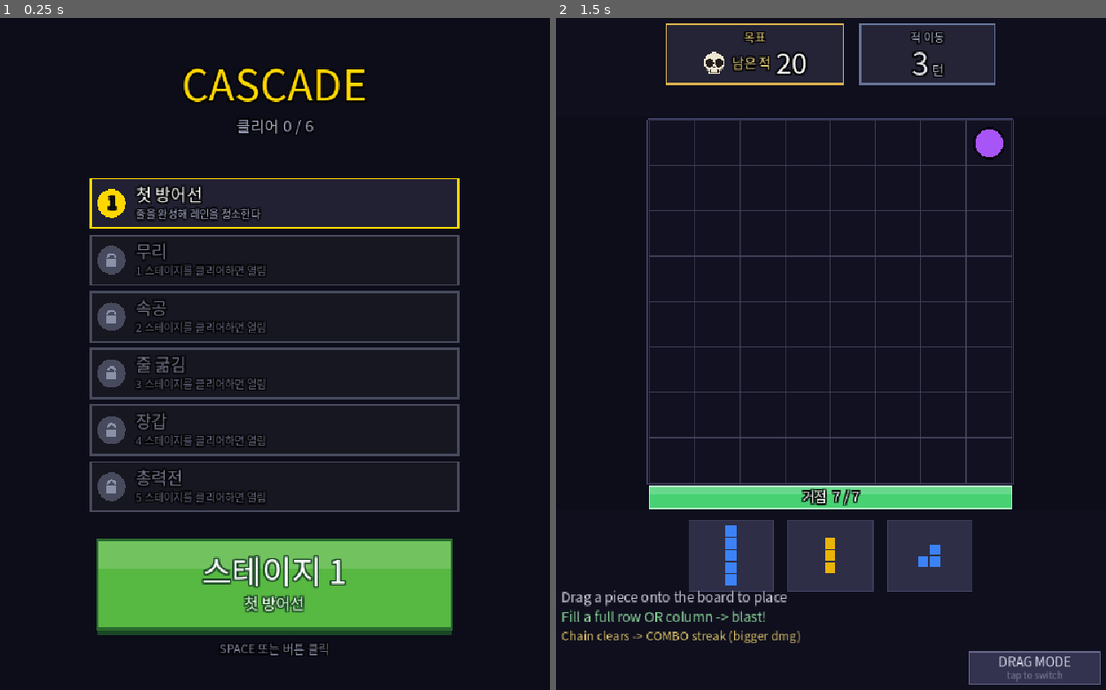
Above: before the commit, frames 1-2 (left to right).
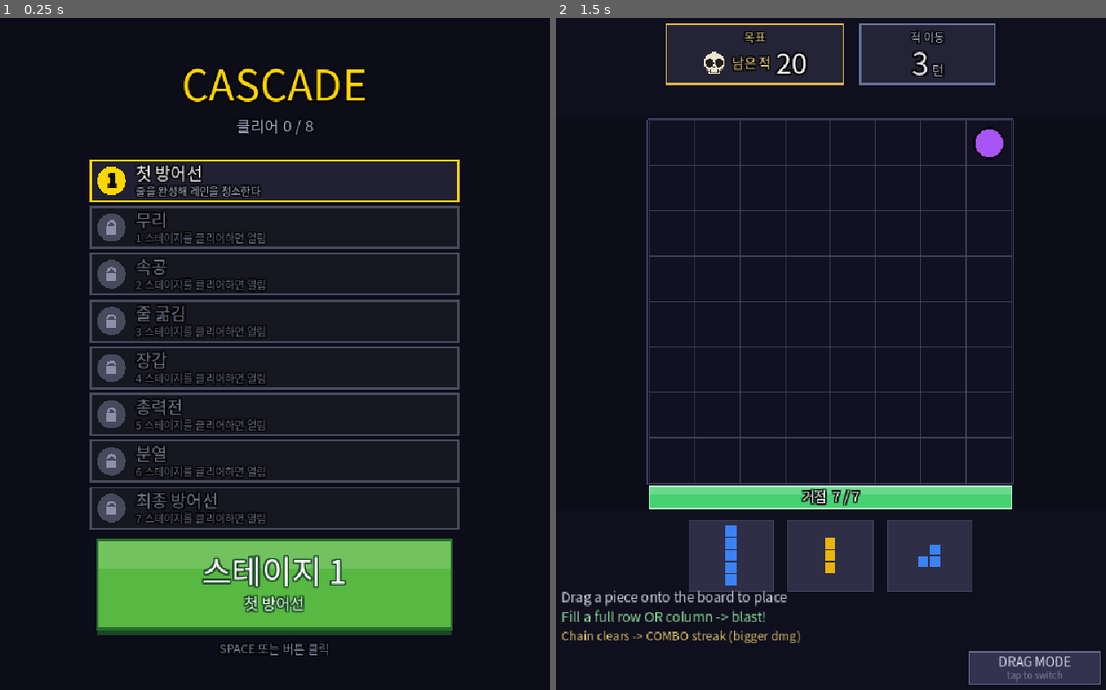
Above: after the commit, the same moments.

Repository: rorhdsu123/Cascade
Game: Godot game, scene res://Main.tscn
Same seed, same stepped clock (60 frames per second), same inputs: the game is played once before the commit and once after it.
Inputs (mouse positions are in pixels of both pictures, inside the frame that each line leads up to):
- Up to frame 1 (0.25 s): no input
- Up to frame 2 (1.5 s): tap Enter at 0.5, 0.6 s; move the mouse to (957, 333) at 0.52 s; click (957, 333) at 0.67 s; tap Space at 0.77, 1.25 s; drag from (715, 401) to (803, 508) at 1.27 s

The runs differ from the first frame. In frame 1, 11% of the frame differs, in the area x 16-84%, y 15-77%; in frame 2, nothing differs.

Commit message:
feat: act-3 스테이지 7·8 — 분열 도입으로 캠페인 6→8 (C57)
S7 분열(격리 도입: basic↔split·STD·hp3·split40%) → S8 최종 방어선
(전 로스터+split25%·hp2, S1과 수미상관). 커리큘럼 3막 = 하드 로스터
도입, 랭크 무한 로스터 겸.

sim(tools/sim.gd, N=300, DDA OFF): 승률 …23.7→17.7→14.0→8.0% 단조.
거점사 지배(S7 231/32·S8 260/18)로 분열=방어축 실증, 값싼 죽음 0%.
초안(split55%/total52)은 도입이 23→10 절벽 + S7≈S8이라 total·hp·
split% 낮춰 도입을 물림(도입은 climax보다 물러야).

회귀: 코드 무변경(STAGES append + 렌더 전용 UI 상수)이라 스테이지
0-5 스트림 불변. per-stage reseed A/B로 240/240 두 서지 패스 완전 일치.

UI: 8타일이 PLAY_BTN(742) 침범 → SEL_Y0 232→206·SEL_H 70→58·
SEL_GAP 10→8 + 내부 텍스트 상향(+32/+56→+28/+50). 창 렌더 확인.

Co-Authored-By: Claude Opus 4.8 (1M context) <noreply@anthropic.com>

Diff:
--- a/Main.gd
+++ b/Main.gd
@@ -140,6 +140,28 @@
 		"total": 48, "core_hp": 2, "base_hp": 46, "hp_ramp": 0.4, "tank_mult": 4.2,
 		"spawn_every": 2, "step_every": 3, "onboard": 2, "floor": 6, "surge_at": 0.78,
 		"weights": {"basic": 20, "fast": 35, "tank": 25, "swarm": 20, "split": 0}, "pool": POOL_STD,
+	},
+	# ── act-3: 하드 로스터 도입(분열) = 랭크 무한 예고편 (C57, C56 ⑥ 실행) ──
+	{
+		# 분열 격리 도입: 적은 basic↔split만(split_probe 믹스와 동형) = 난이도가 전적으로 새 기전에서.
+		# 스킬 축 = 우선순위·템포(C56 ⑤): '높이 있을 때 잡아라 — 깊으면 자식이 거점 코앞에서 갈라진다'.
+		# pool은 STD(퍼즐 굶김으로 이중 압박 안 함, S5 장갑이 tank를 STD로 격리한 것과 동형).
+		# core_hp 3 = 새 위협을 배울 한 칸 여유(다음 스테이지에서 2로 조인다).
+		# ⚠도입은 climax보다 물러야 한다: total·base_hp를 S5/S6 최댓값에서 내리고 split 40%로 격리 —
+		#   split 55%+total52+hp48은 sim서 도입이 climax만큼 가혹(23→10 절벽). 새 기전만 변수로 세운다.
+		"name": "분열", "tag": "갈라진다 — 높이 있을 때 잡아라",
+		"total": 48, "core_hp": 3, "base_hp": 44, "hp_ramp": 0.35, "tank_mult": 4.2,
+		"spawn_every": 2, "step_every": 3, "onboard": 3, "floor": 6, "surge_at": 0.80,
+		"weights": {"basic": 60, "fast": 0, "tank": 0, "swarm": 0, "split": 40}, "pool": POOL_STD,
+	},
+	{
+		# act-3 클라이맥스 = 전 로스터 + 분열 + core_hp 2 (S1 '첫 방어선'과 수미상관 '최종 방어선').
+		# 분열은 방어축 레버(거점사 지배)라 청소 처리량을 굶기는 tank/fast/swarm 위에 겹쳐 얹힌다.
+		# split 25%(수확 시작점) — 100%가 아니라, 다른 위협과 섞여야 '전부 온다'가 성립.
+		"name": "최종 방어선", "tag": "전부 온다 — 그리고 갈라진다",
+		"total": 56, "core_hp": 2, "base_hp": 50, "hp_ramp": 0.4, "tank_mult": 4.2,
+		"spawn_every": 2, "step_every": 3, "onboard": 2, "floor": 6, "surge_at": 0.78,
+		"weights": {"basic": 15, "fast": 25, "tank": 20, "swarm": 15, "split": 25}, "pool": POOL_STD,
 	},
 ]
 
@@ -2193,9 +2215,9 @@
 # Toon Blast식: 위쪽은 진행 상황(스테이지 목록·잠금), 시선의 착지점은 하단의 큰 시작 버튼.
 const SEL_X: float = 140.0
 const SEL_W: float = 520.0
-const SEL_Y0: float = 232.0
-const SEL_H: float = 70.0     # 6스테이지가 PLAY_BTN(y=742) 위에 다 들어오게 76→70 (C54)
-const SEL_GAP: float = 10.0   # 6번째 타일 하단 = 232 + 5·80 + 70 = 702 < 742
+const SEL_Y0: float = 206.0   # 8스테이지 수용 위해 상향(C57). 소제목 y=166 아래 40px 여백
+const SEL_H: float = 58.0     # 8타일이 PLAY_BTN(y=742) 위에 들어오게 70→58 (C57). 내부 텍스트도 상향(+28/+50)
+const SEL_GAP: float = 8.0    # 8번째 타일 하단 = 206 + 7·66 + 58 = 726 < 742
 const PLAY_BTN: Rect2 = Rect2(150.0, 742.0, 500.0, 126.0)
 
 func _stage_rect(i: int) -> Rect2:
@@ -2253,15 +2275,15 @@
 		# 이름 + 태그. 잠김이면 내용은 숨기고 해금 조건만 (다음 목표를 명확히)
 		var nx: float = r.position.x + 64.0
 		var name_col: Color = Color.WHITE if open else Color(0.45, 0.46, 0.55)
-		_draw_text_outlined(fnt, Vector2(nx, r.position.y + 32.0), String(sd["name"]), 24, name_col)
+		_draw_text_outlined(fnt, Vector2(nx, r.position.y + 28.0), String(sd["name"]), 24, name_col)
 		var line2: String = String(sd["tag"]) if open else "%d 스테이지를 클리어하면 열림" % i
-		_draw_text_outlined(fnt, Vector2(nx, r.position.y + 56.0), line2, 15,
+		_draw_text_outlined(fnt, Vector2(nx, r.position.y + 50.0), line2, 15,
 				Color(0.68, 0.7, 0.82) if open else Color(0.4, 0.41, 0.5))
 
 		if done:
 			var ck: String = "클리어"
 			var cw: float = fnt.get_string_size(ck, HORIZONTAL_ALIGNMENT_LEFT, -1, 16).x
-			_draw_text_outlined(fnt, Vector2(r.position.x + SEL_W - cw - 16.0, r.position.y + 46.0), ck, 16, Color(0.4, 0.9, 0.58))
+			_draw_text_outlined(fnt, Vector2(r.position.x + SEL_W - cw - 16.0, r.position.y + 40.0), ck, 16, Color(0.4, 0.9, 0.58))
 
 	_draw_play_button(fnt, cur)
 
Not shown, changed: SPEC.md
